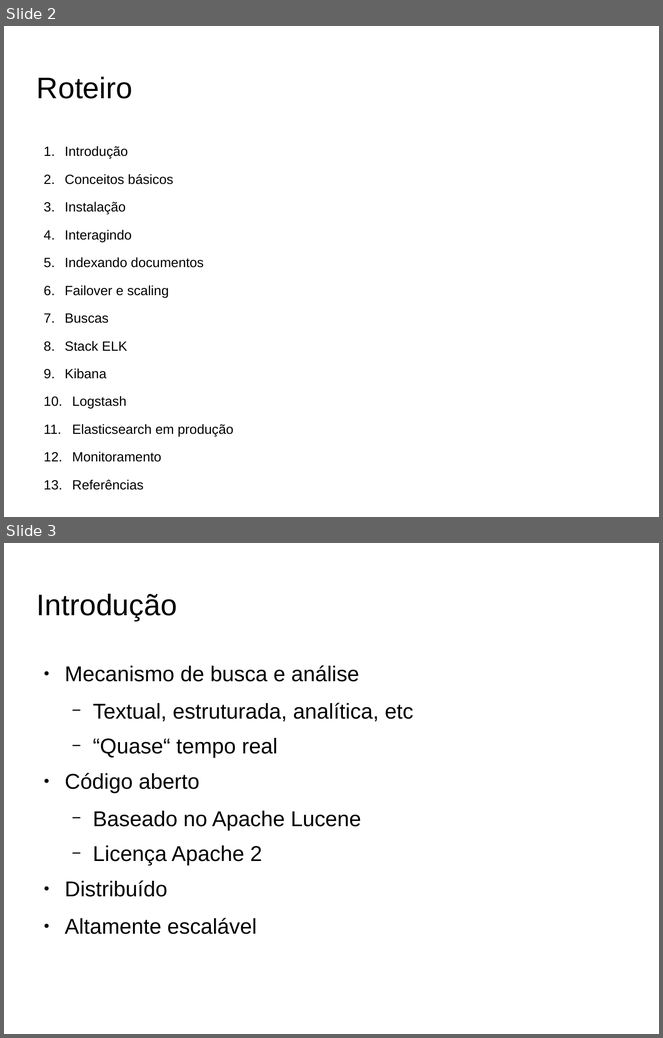
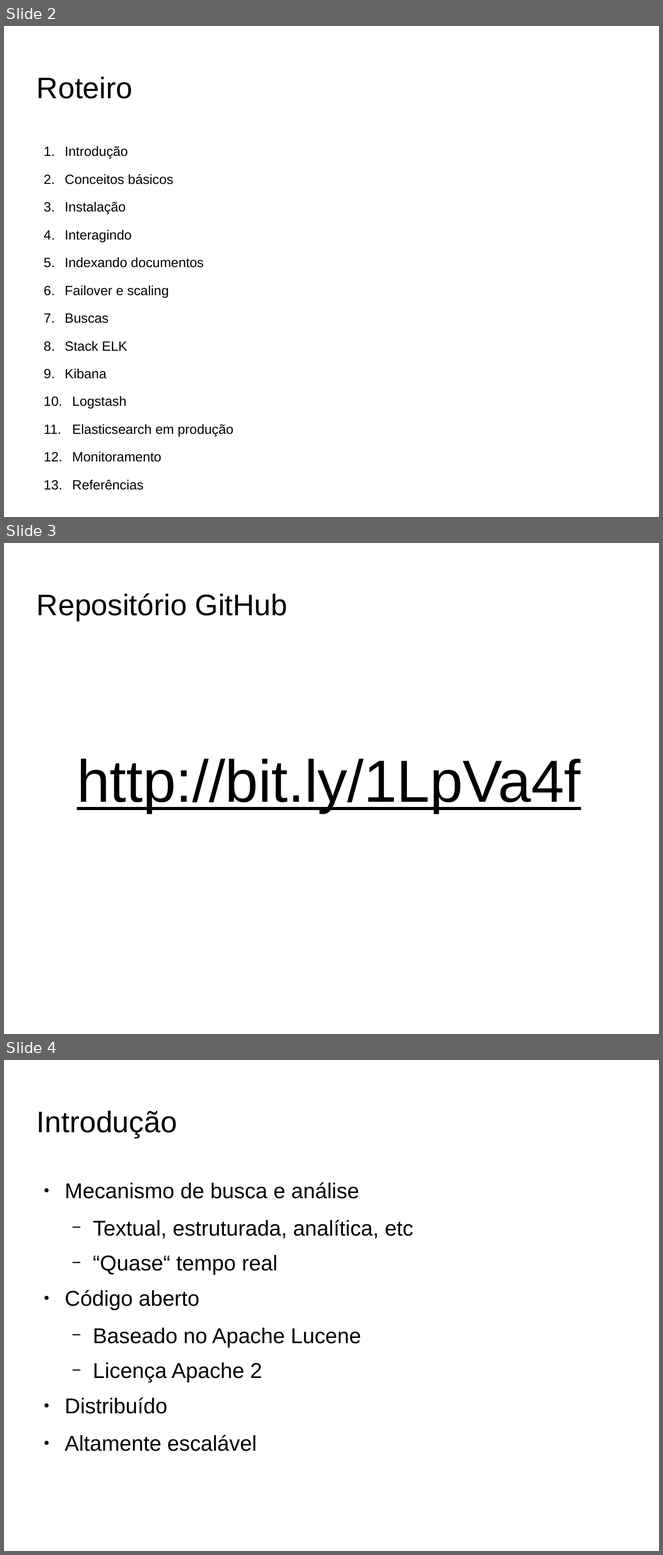
Before and after one commit to anaelcarvalho/interdevops, a slide deck: Primeiros.Passos.Com.Elastic.Search.odp. Shown one above the other, each under a label of ours: slides 2 and 3 before the commit, slides 2, 3 and 4 after it. The pictures are 663x1038 and 663x1555 pixels, drawn with LibreOffice and Linux fonts; fonts in the diff are those of the drawing; background and template pictures are left out. Boxes give left, top, right and bottom in pixels: in the first picture for what was removed or moved away, otherwise in the second. Text is boxed around its words. In the diff, an @@ line names an element or a change of style, - is before the commit and + after.

Commit message:
Adicionado referencia ao repositorio

```diff
--- a/Primeiros.Passos.Com.Elastic.Search.odp
+++ b/Primeiros.Passos.Com.Elastic.Search.odp
@@ slide 3 added at box(4, 543, 659, 1034), background picture (left out) @@
@@ title added at box(37, 593, 288, 621), 36 pt, text #000000 @@
+Repositório GitHub
@@ text added at box(77, 759, 581, 813), 72 pt, text #000000, underline @@
+http://bit.ly/1LpVa4f
@@ what was slide 3 is now slide 4 @@
```
